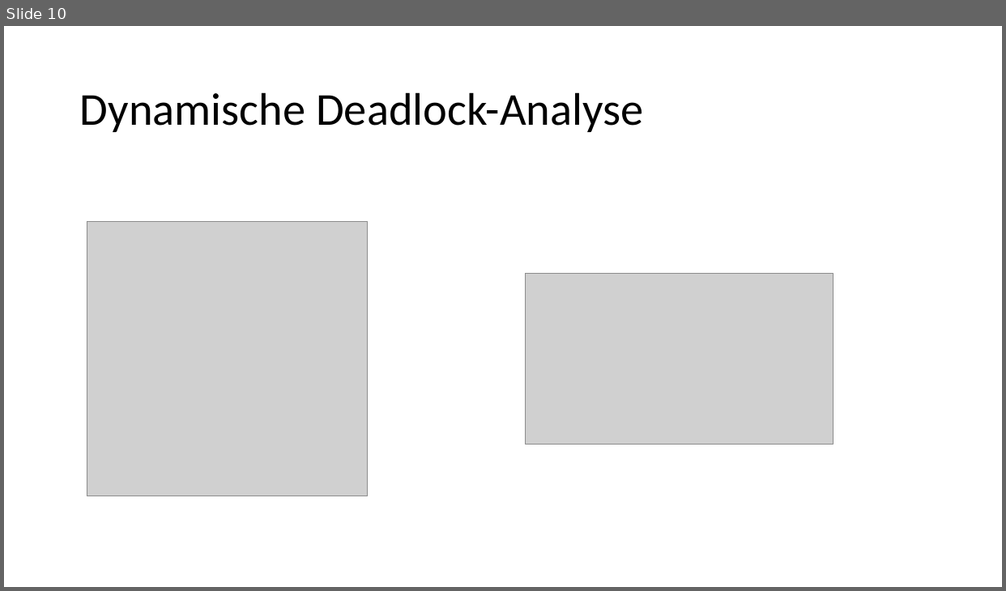
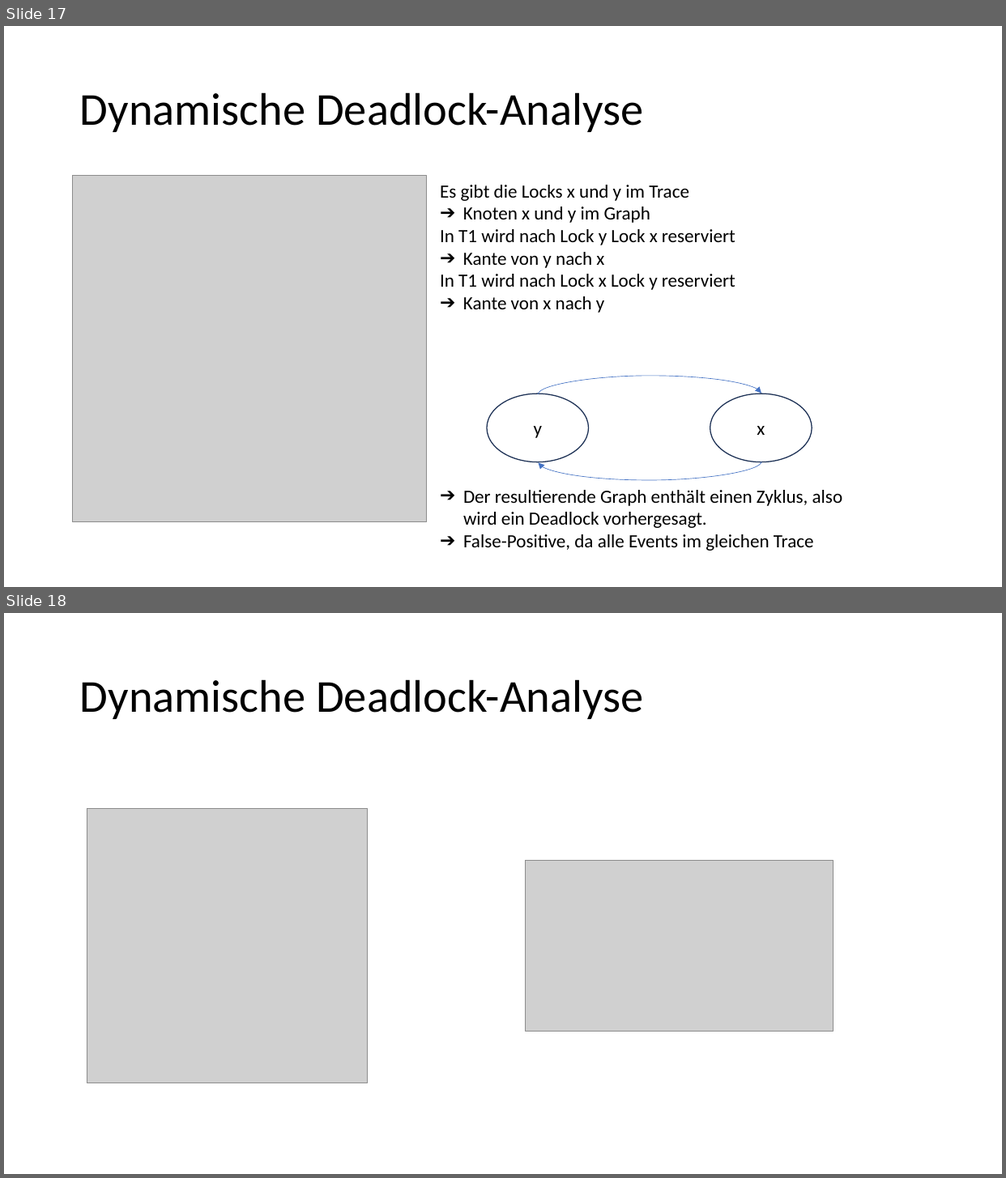
Before and after one commit to HuBaX/Seminararbeit, a slide deck: Sound Dynamic Deadlock Prediction in Linear Time.pptx. Shown one above the other, each under a label of ours: slide 10 before the commit, slides 17 and 18 after it. The pictures are 1006x591 and 1006x1178 pixels, drawn with LibreOffice and Linux fonts; fonts in the diff are those of the drawing; grey boxes stand for pictures. Boxes give left, top, right and bottom in pixels: in the first picture for what was removed or moved away, otherwise in the second. Text is boxed around its words. In the diff, an @@ line names an element or a change of style, - is before the commit and + after.

```diff
--- a/Sound Dynamic Deadlock Prediction in Linear Time.pptx
+++ b/Sound Dynamic Deadlock Prediction in Linear Time.pptx
@@ slide 17 added at box(4, 26, 1002, 587), background #FFFFFF @@
@@ title added at box(80, 92, 643, 132), 44 pt, text #000000 @@
+Dynamische Deadlock-Analyse
@@ picture added at box(73, 176, 427, 523) @@
@@ text added at box(440, 185, 735, 313), 18 pt, text #000000 @@
+Es gibt die Locks x und y im Trace
+➔ Knoten x und y im Graph
+In T1 wird nach Lock y Lock x reserviert
+➔ Kante von y nach x
+In T1 wird nach Lock x Lock y reserviert
+➔ Kante von x nach y
@@ curved arrow added from (539, 395) to (761, 394), #4472C4 0.5 pt @@
@@ ellipse added at box(487, 395, 589, 463), fill #FFFFFF, outline #1E3256 1 pt, 18 pt, text #000000 @@
+y
@@ ellipse added at box(710, 395, 812, 463), fill #FFFFFF, outline #1E3256 1 pt, 18 pt, text #000000 @@
+x
@@ curved arrow added from (761, 462) to (539, 463), #4472C4 0.5 pt @@
@@ text added at box(463, 490, 843, 551), 18 pt, text #000000 @@
+➔ Der resultierende Graph enthält einen Zyklus, also wird ein Deadlock vorhergesagt.
+➔ False-Positive, da alle Events im gleichen Trace
@@ what was slide 10 is now slide 18 @@
```
Also in this commit, not shown: 5 slides changed, 8 other slides added, 1 slide removed.
